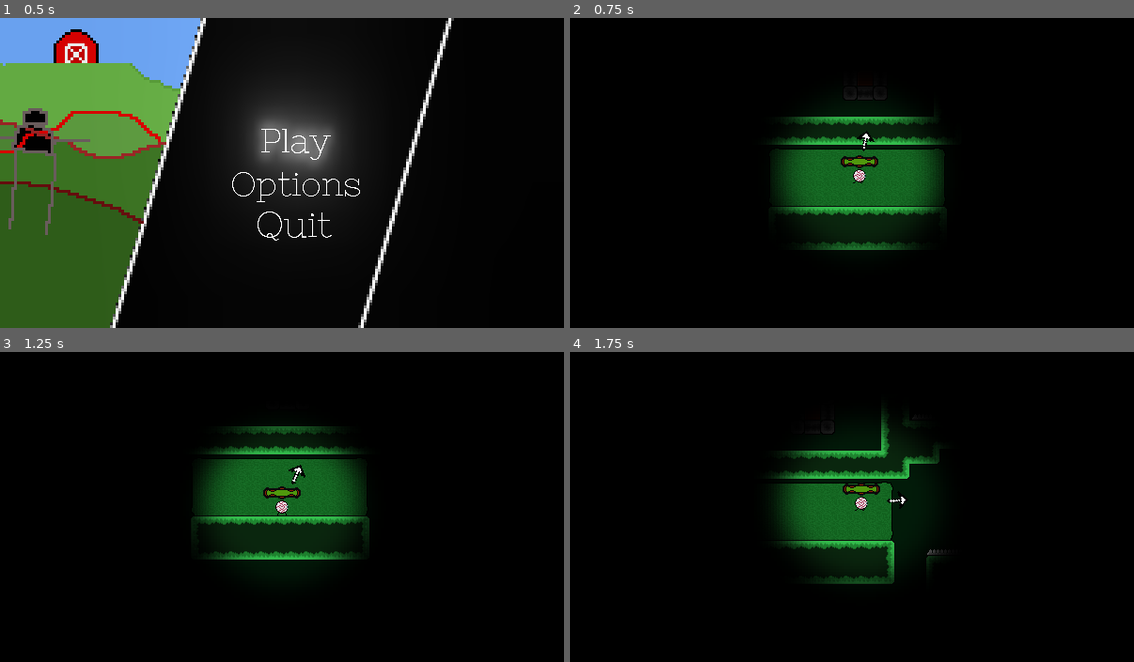
Above: before the commit, frames 1-4 (two rows, left to right).
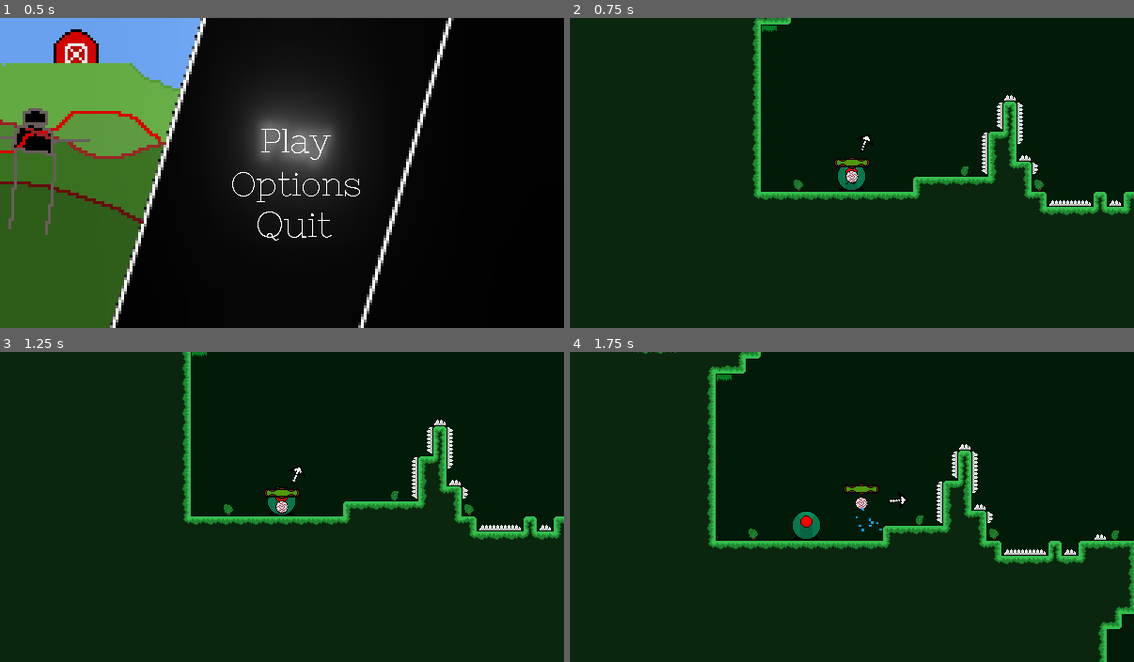
Above: after the commit, the same moments.

Repository: epimetheusgames/EyeSore
Game: Godot game, scene res://MainMenu.tscn
The game is run twice, just before and just after one commit, with the same random seed, the same clock (stepped at 60 frames per second) and the same inputs.
Inputs (mouse positions are in pixels of both pictures, inside the frame that each line leads up to):
- Up to frame 1 (0.5 s): no input
- Up to frame 2 (0.75 s): click (863, 142) at 0.5 s
- Up to frame 3 (1.25 s): no input
- Up to frame 4 (1.75 s): tap Enter (ui_accept) at 1.25 s; move the mouse to (976, 491) at 1.27 s; hold D (movement_right) from 1.28 s (still down); click (976, 491) at 1.35 s; tap Space (movement_jump) at 1.52 s

Frame 1 is identical in both runs. In frame 2, 92% of the frame differs, in the area x 0-100%, y 0-100%; in frame 3, 91%; in frame 4, 90%.

Commit message:
mergeeeee

Diff:
--- a/OGPC_Project_Native_Directory/Levels/Level2.tscn
+++ b/OGPC_Project_Native_Directory/Levels/Level2.tscn
@@ -6,6 +6,9 @@
 [ext_resource path="res://Spikes_TileSet.tres" type="TileSet" id=4]
 [ext_resource path="res://GroundTileMap.tscn" type="PackedScene" id=5]
 [ext_resource path="res://Checkpoint.tscn" type="PackedScene" id=6]
+
+[sub_resource type="Animation" id=108]
+resource_name = "Not_Dead"
 
 [node name="Level_Manager" type="Node2D"]
 pause_mode = 1
@@ -29,6 +32,9 @@
 [node name="Player_Body" parent="Save_Functionality" instance=ExtResource( 3 )]
 position = Vector2( -5, 4 )
 
+[node name="Death_Vignette_Player" parent="Save_Functionality/Player_Body/Death_Anim_Transition" index="0"]
+anims/Not_Dead = SubResource( 108 )
+
 [node name="Sprite" parent="Save_Functionality/Player_Body/Death_Anim_Transition" index="1"]
 visible = false
 
--- a/OGPC_Project_Native_Directory/Levels/Level3.tscn
+++ b/OGPC_Project_Native_Directory/Levels/Level3.tscn
@@ -6,6 +6,9 @@
 [ext_resource path="res://Spikes_TileSet.tres" type="TileSet" id=4]
 [ext_resource path="res://GroundTileMap.tscn" type="PackedScene" id=5]
 [ext_resource path="res://Checkpoint.tscn" type="PackedScene" id=6]
+
+[sub_resource type="Animation" id=108]
+resource_name = "Not_Dead"
 
 [node name="Level_Manager" type="Node2D"]
 pause_mode = 1
@@ -28,7 +31,10 @@
 
 [node name="Player_Body" parent="Save_Functionality" instance=ExtResource( 3 )]
 
-[node name="Sprite" parent="Save_Functionality/Player_Body/Death_Anim_Transition" index="0"]
+[node name="Death_Vignette_Player" parent="Save_Functionality/Player_Body/Death_Anim_Transition" index="0"]
+anims/Not_Dead = SubResource( 108 )
+
+[node name="Sprite" parent="Save_Functionality/Player_Body/Death_Anim_Transition" index="1"]
 visible = false
 
 [node name="Checkpoint" parent="Save_Functionality" instance=ExtResource( 6 )]
--- a/OGPC_Project_Native_Directory/Save_Data.gd
+++ b/OGPC_Project_Native_Directory/Save_Data.gd
@@ -46,7 +46,7 @@
 }
 
 const levels = [
-	"res://Levels/Level1.tscn"
+	"res://Levels/Level3.tscn"
 ]
 
 func save_audio(music, sfx):
Not shown: 1 places in OGPC_Project_Native_Directory/Levels/Level2.tscn that only renumber resources
Not shown: 1 places in OGPC_Project_Native_Directory/Levels/Level3.tscn that only renumber resources
Not shown: 1 places in OGPC_Project_Native_Directory/Player.tscn that only renumber resources
